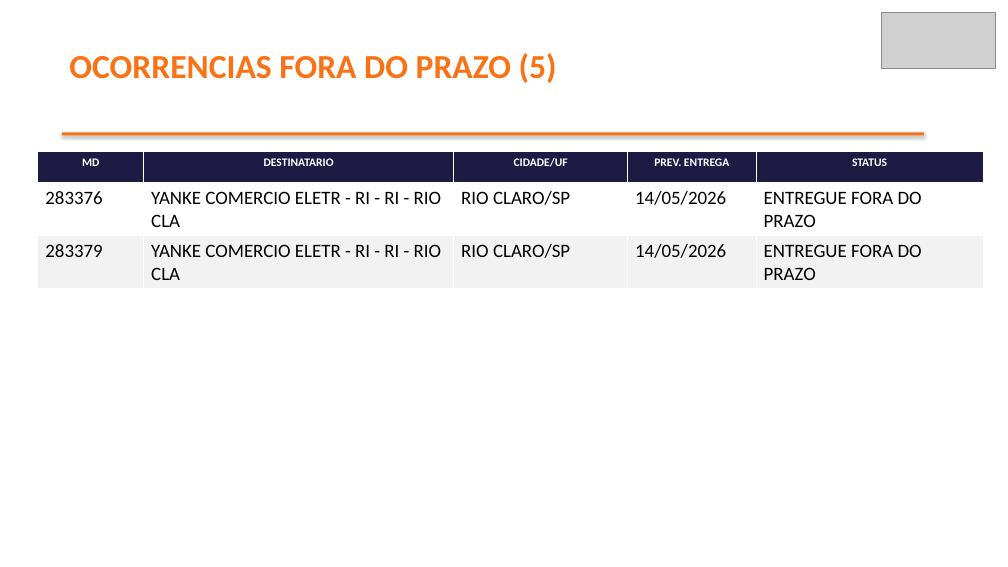
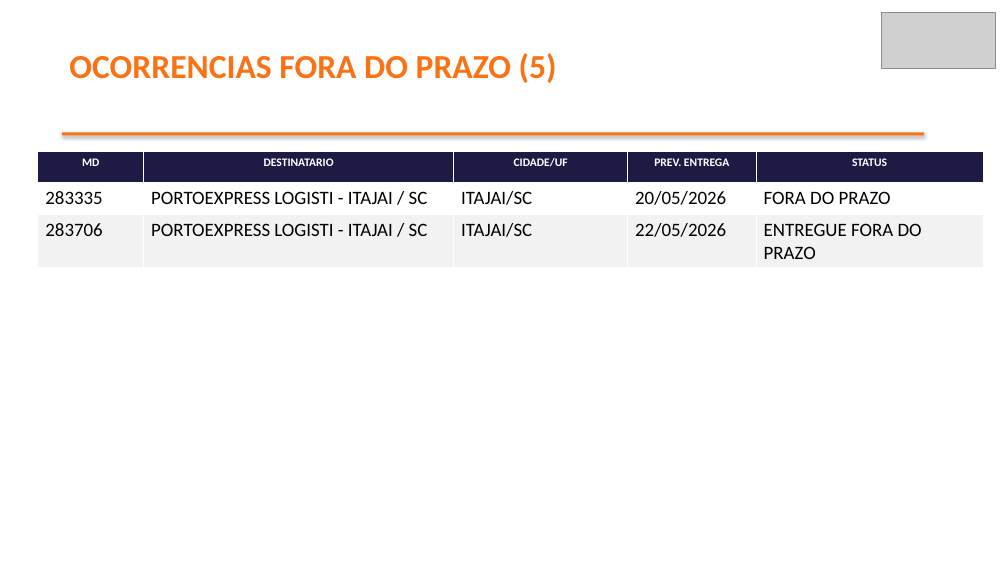
Before and after one commit to brendaelicia-sketch/PortoEX, a slide deck: slide 4 of pptx/maio_2026/PORTOEXPRESS_LOGISTICA_LTDA.pptx. Drawn at 1008x567 pixels with LibreOffice and Linux fonts; fonts in the diff are those of the drawing; grey boxes stand for pictures. Boxes give left, top, right and bottom in pixels: in the first picture for what was removed or moved away, otherwise in the second. Text is boxed around its words. In the diff, an @@ line names an element or a change of style, - is before the commit and + after.

```diff
--- a/pptx/maio_2026/PORTOEXPRESS_LOGISTICA_LTDA.pptx
+++ b/pptx/maio_2026/PORTOEXPRESS_LOGISTICA_LTDA.pptx
@@ table at (38,151,983,263) @@
-row 2: 283376 | YANKE COMERCIO ELETR - RI - RI - RIO CLA | RIO CLARO/SP | 14/05/2026 | ENTREGUE FORA DO PRAZO
+row 2: 283335 | PORTOEXPRESS LOGISTI - ITAJAI / SC | ITAJAI/SC | 20/05/2026 | FORA DO PRAZO
-row 3: 283379 | YANKE COMERCIO ELETR - RI - RI - RIO CLA | RIO CLARO/SP | 14/05/2026 | ENTREGUE FORA DO PRAZO
+row 3: 283706 | PORTOEXPRESS LOGISTI - ITAJAI / SC | ITAJAI/SC | 22/05/2026 | ENTREGUE FORA DO PRAZO
```
Also in this commit, not shown: 4 other slides changed, 1 slide added, 1 slide removed.
